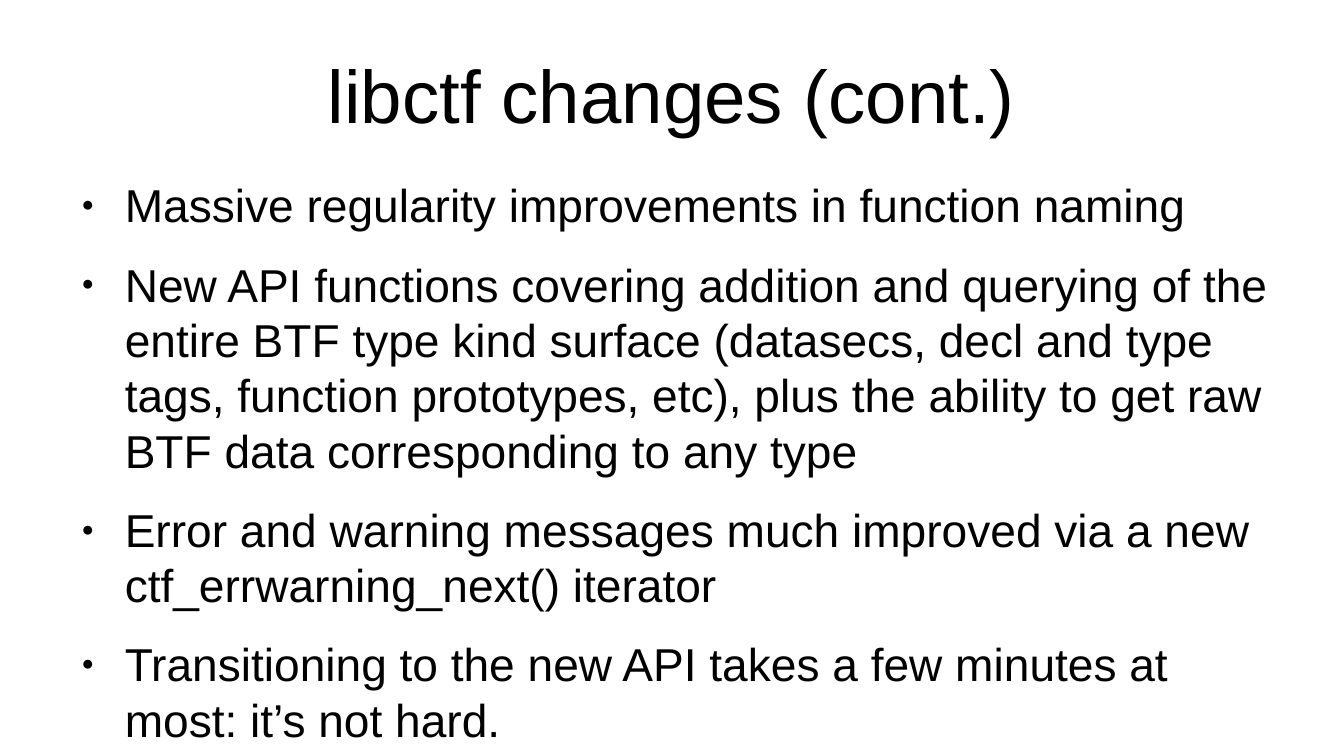
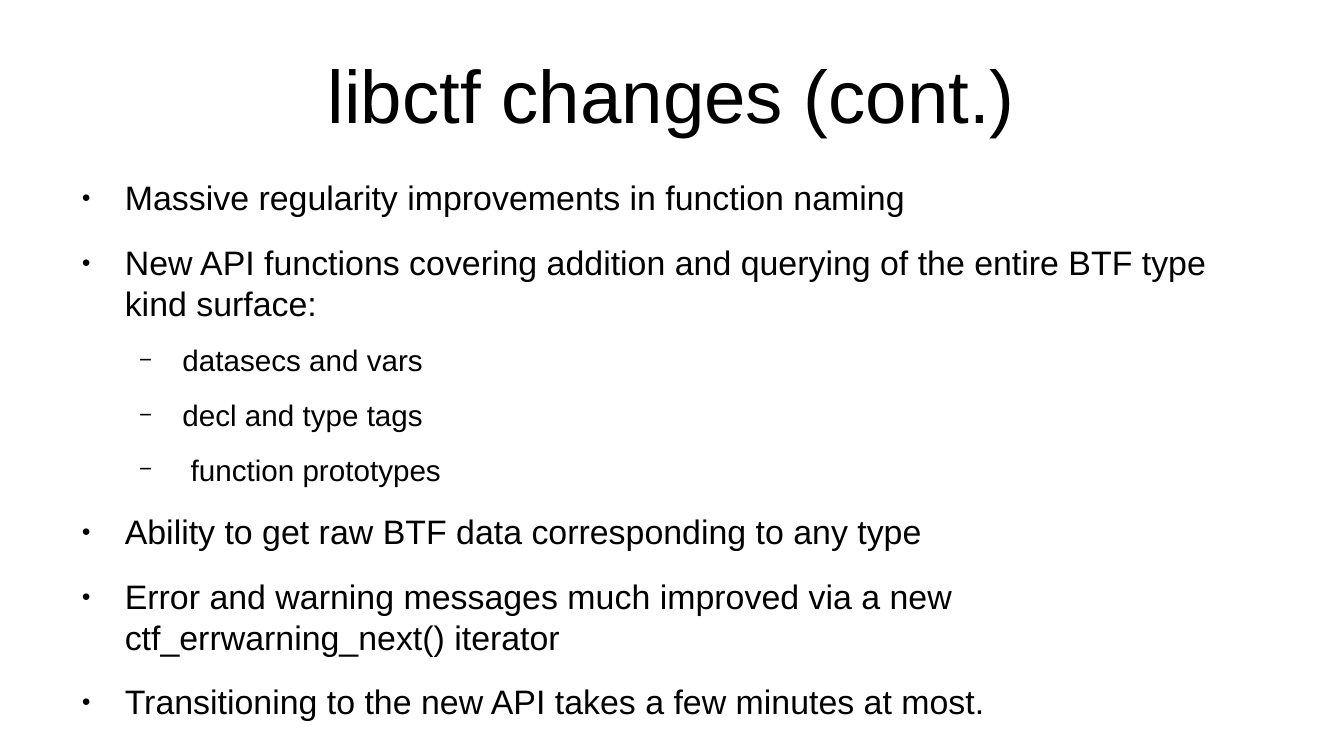
Before and after one commit to peter-shoes/lsfmm_slides, a slide deck: slide 11 of ctf_lsfmm.odp. Drawn at 1344x756 pixels with LibreOffice and Linux fonts; fonts in the diff are those of the drawing. Boxes give left, top, right and bottom in pixels: in the first picture for what was removed or moved away, otherwise in the second. Text is boxed around its words. In the diff, an @@ line names an element or a change of style, - is before the commit and + after.

```diff
--- a/ctf_lsfmm.odp
+++ b/ctf_lsfmm.odp
@@ text at [125,185,952,656]: size 27.2 to 20 pt in "Massive regularity improvements in function naming", "Error and warning messages much improved via ..." @@
@@ text at [125,250,1206,551]: text changed; size 27.2 to 20 pt @@
-● New API functions covering addition and querying of the entire BTF type kind surface (datasecs, decl and type tags, function prototypes, etc), plus the ability to get raw BTF data corresponding to any type
+● New API functions covering addition and querying of the entire BTF type kind surface:
+  − datasecs and vars
+  − decl and type tags
+  − function prototypes
+● Ability to get raw BTF data corresponding to any type
@@ text at [125,689,984,721]: text changed; size 27.2 to 20 pt @@
-● Transitioning to the new API takes a few minutes at most: it’s not hard.
+● Transitioning to the new API takes a few minutes at most.
```
Also in this commit, not shown: 9 other slides changed, 1 slide added, 2 slides removed.
